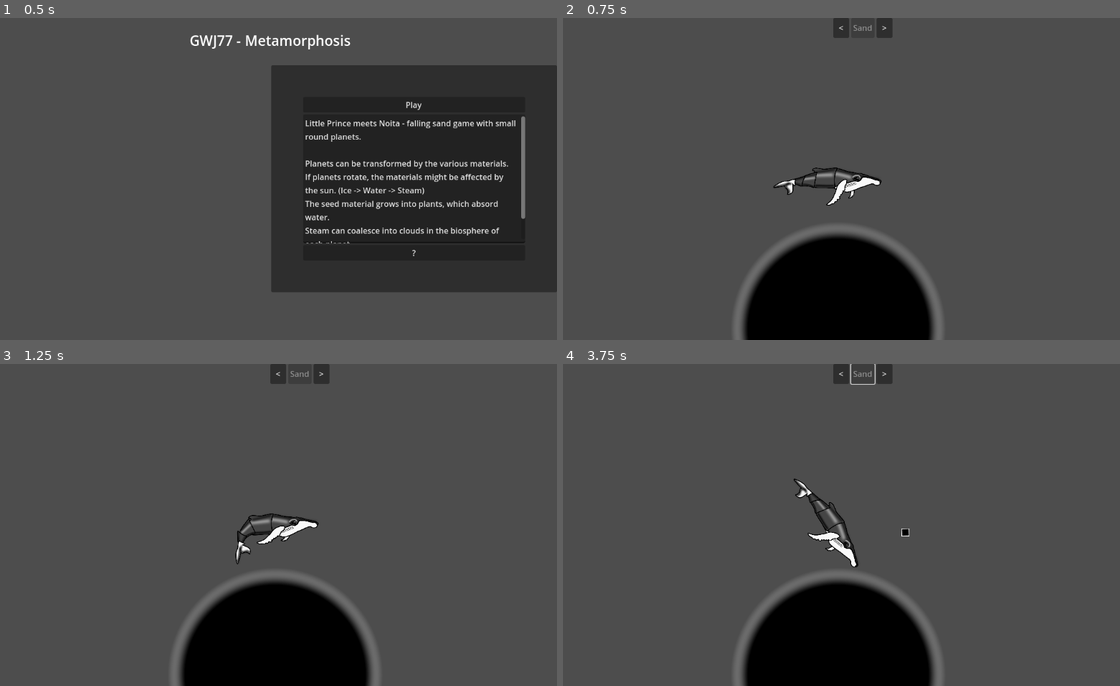
Above: before the commit, frames 1-4 (two rows, left to right).
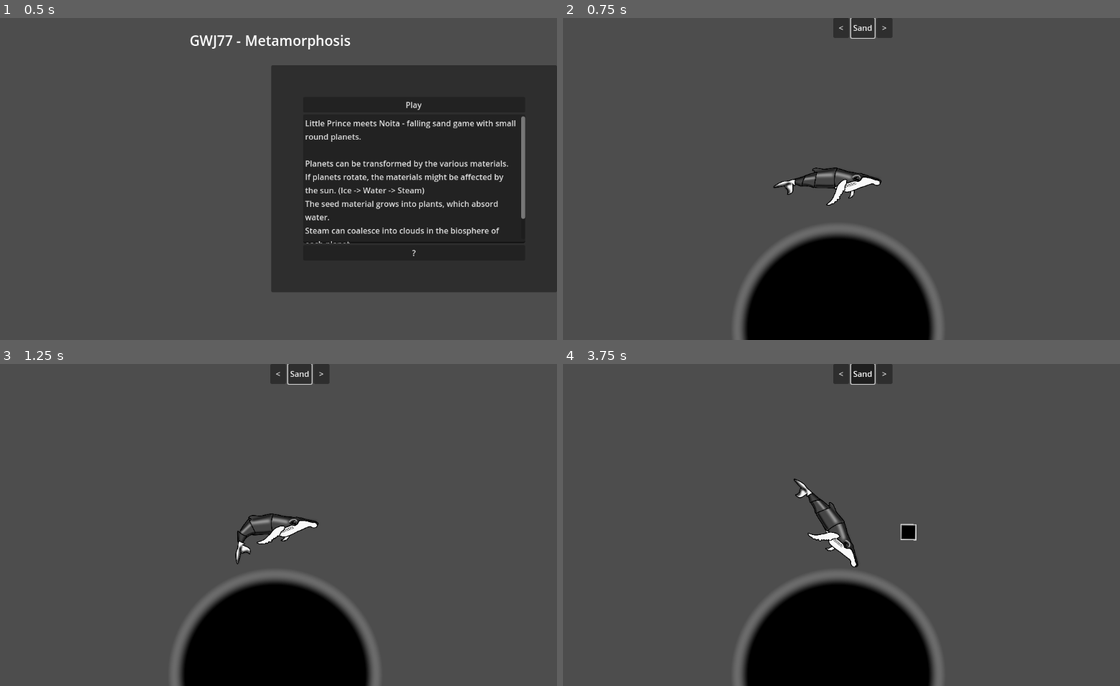
Above: after the commit, the same moments.

Repository: plexsoup/GWJ77-Metamorphosis
Game: Godot game, scene res://main.tscn
The game is run twice, just before and just after one commit, with the same random seed, the same clock (stepped at 60 frames per second) and the same inputs.
Inputs (mouse positions are in pixels of both pictures, inside the frame that each line leads up to):
- Up to frame 1 (0.5 s): no input
- Up to frame 2 (0.75 s): click "Play" at 0.5 s
- Up to frame 3 (1.25 s): no input
- Up to frame 4 (3.75 s): click "<" at 1.25 s; click ">" at 2 s; click (863, 373) at 2.75 s, where only the run after the commit has a clickable "Sand"; hold D (rotate_right) from 3.53 s (still down); hold Space (shoot) from 3.53 s (still down)

Frame 1 is identical in both runs. In frame 2, less than 0.1% of the frame differs, in the area x 51-57%, y 0-7%; in frame 3, less than 0.1%; in frame 4, 0.4%, in the area x 51-64%, y 0-55%.

Commit message:
l-system trees

Diff:
--- a/GUI/hud.gd
+++ b/GUI/hud.gd
@@ -1,7 +1,7 @@
 extends Control
 
 signal material_changed(new_material)
-
+signal hud_ready(hud)
 
 var current_material : # phantom - passthru var
 	set(v): # nothing to set
@@ -10,6 +10,11 @@
 	get:
 		return $MaterialPicker.current_material_scene
 
+var current_player_controller
+
 
 func _init() -> void:
 	Globals.current_hud = self
+
+func _ready():
+	hud_ready.emit(self) # for the player controller
--- a/GUI/material_picker.gd
+++ b/GUI/material_picker.gd
@@ -13,17 +13,19 @@
 
 func _ready():
 	current_material_scene = materials[current_material_idx]
-
+	$MaterialLabel.grab_focus()
 
 func _on_next_button_pressed() -> void:
-	current_material_idx = (current_material_idx + 1) % materials.size()
+	switch_material(1)
+
+func _on_prev_button_pressed() -> void:
+	switch_material(-1)
+
+func switch_material(direction : int):
+	current_material_idx = (current_material_idx + direction) % materials.size()
 	current_material_scene = materials[current_material_idx]
 	update_material_name_label(current_material_idx)
-
-func _on_prev_button_pressed() -> void:
-	current_material_idx = (current_material_idx - 1) % materials.size()
-	current_material_scene = materials[current_material_idx]
-	update_material_name_label(current_material_idx)
+	$MaterialLabel.grab_focus()
 
 
 func update_material_name_label(index):
@@ -35,3 +37,7 @@
 	$MaterialLabel.text = mat_name
 	material_changed.emit(packed_material)
 	reference_material.queue_free()
+
+
+func _on_material_label_pressed() -> void:
+	pass # Replace with function body.
--- a/GUI/material_picker.tscn
+++ b/GUI/material_picker.tscn
@@ -19,7 +19,6 @@
 
 [node name="MaterialLabel" type="Button" parent="."]
 layout_mode = 2
-disabled = true
 text = "Sand"
 
 [node name="PrevButton" type="Button" parent="."]
@@ -28,4 +27,5 @@
 text = ">"
 
 [connection signal="pressed" from="NextButton" to="." method="_on_next_button_pressed"]
+[connection signal="pressed" from="MaterialLabel" to="." method="_on_material_label_pressed"]
 [connection signal="pressed" from="PrevButton" to="." method="_on_prev_button_pressed"]
--- /dev/null
+++ b/Objects/cloud.gd
@@ -0,0 +1,12 @@
+extends Node2D
+
+func _ready():
+	$ReferenceNodes.hide()
+	pick_random_cloud()
+
+func pick_random_cloud():
+	var clouds = $ReferenceNodes.get_children()
+	var new_cloud = clouds.pick_random().duplicate()
+	add_child(new_cloud)
+	new_cloud.show()
+	$ReferenceNodes.queue_free()
--- /dev/null
+++ b/Objects/cloud.tscn
@@ -0,0 +1,21 @@
+[gd_scene load_steps=5 format=3 uid="uid://dkfbjakg5mnph"]
+
+[ext_resource type="Script" path="res://Objects/cloud.gd" id="1_kawjh"]
+[ext_resource type="Texture2D" uid="uid://60blmbxfrq8r" path="res://assets/images/cloud_01.png" id="2_ux506"]
+[ext_resource type="Texture2D" uid="uid://cx11605giqk1w" path="res://assets/images/cloud_02.png" id="3_52k08"]
+[ext_resource type="Texture2D" uid="uid://b5nk06cxxd2m" path="res://assets/images/cloud_03.png" id="4_brckn"]
+
+[node name="Cloud" type="Node2D"]
+script = ExtResource("1_kawjh")
+
+[node name="ReferenceNodes" type="Node2D" parent="."]
+visible = false
+
+[node name="Cloud_01" type="Sprite2D" parent="ReferenceNodes"]
+texture = ExtResource("2_ux506")
+
+[node name="Cloud_02" type="Sprite2D" parent="ReferenceNodes"]
+texture = ExtResource("3_52k08")
+
+[node name="Cloud_03" type="Sprite2D" parent="ReferenceNodes"]
+texture = ExtResource("4_brckn")
--- a/Objects/l_tree.gd
+++ b/Objects/l_tree.gd
@@ -1,18 +1,40 @@
 extends Node2D
 
+# Three different sets of rules for different tree structures
+var rule_sets = [
+	{
+		"F": "FF+[+F-F-F]-[-F+F+F]"
+	},
+	{
+		"F": "F[+F]F[-F][F]",
+		"B": "FF"
+	},
+	{
+		"F": "FF-[-F+F+F]+[+F-F-F]",
+		"X": "F[+X]F[-X]+X"
+	}
+]
+
 var axiom = "F"
-var rules = {
-	"F": "FF+[+F-F-F]-[-F+F+F]"
-}
 var angle = 25.7
-var iterations = randi_range(1,3)
+var iterations = 3
+var segment_length = 55.0
 
 func _ready():
 	generate_tree()
 
 func generate_tree():
+	var tree_root = Node2D.new()
+	tree_root.name = "tree"+str(Time.get_ticks_msec()/100)
+	add_child(tree_root)
+
+	# Randomly choose one set of rules
+	var rules = rule_sets[randi() % rule_sets.size()]
+	angle = 25.7 + randi_range(-22.5, 22.5)
+	iterations = randf_range(2,4)
+	segment_length = randf_range(10.0, 30.0)
 	var sentence = process_l_system(axiom, rules, iterations)
-	draw_tree(sentence)
+	draw_tree(sentence, tree_root)
 
 func process_l_system(initial, rules, iterations):
 	var current = initial
@@ -23,27 +45,35 @@
 				next += rules[char]
 			else:
 				next += char
-			current = next
+		current = next
 	return current
 
-func draw_tree(sentence):
+func _unhandled_input(event: InputEvent) -> void:
+	if Input.is_action_just_pressed("change_all_trees"):
+		delete_tree()
+		generate_tree()
+
+func delete_tree():
+	for child in get_children():
+		child.queue_free()
+
+func draw_tree(sentence : String, root_node : Node2D):
 	var stack = []
 	var pos = Vector2.ZERO
-	var dir = Vector2.UP
+	var dir = Vector2.RIGHT
 	var current_line = null
 
 	for char in sentence:
 		match char:
-			"F":
-				var length = 15
+			"F", "B", "X":  # Handle all drawing characters here
 				if current_line == null:
 					current_line = Line2D.new()
 					current_line.default_color = Color.WHITE
-					current_line.width = 2  # You can adjust this for tapering if needed
+					current_line.width = 2
 					current_line.add_point(pos)
-					add_child(current_line)
-				current_line.add_point(pos + dir * length)
-				pos += dir * length
+					root_node.add_child(current_line)
+				current_line.add_point(pos + dir * segment_length)
+				pos += dir * segment_length
 			"+":
 				dir = dir.rotated(deg_to_rad(-angle))
 			"-":
--- a/Objects/l_tree.tscn
+++ b/Objects/l_tree.tscn
@@ -3,5 +3,4 @@
 [ext_resource type="Script" path="res://Objects/l_tree.gd" id="1_1txut"]
 
 [node name="L-Tree" type="Node2D"]
-position = Vector2(554, 330)
 script = ExtResource("1_1txut")
--- /dev/null
+++ b/Objects/planet.gd
@@ -0,0 +1,12 @@
+## Planet
+
+extends Node2D
+
+
+
+
+func _on_biosphere_body_entered(body: Node2D) -> void:
+	if body.is_in_group("seeds"):
+		# remove the seed and spawn a tree
+		if body.has_method("germinate"):
+			body.germinate(self)
--- a/planet.tscn
+++ b/Objects/planet.tscn
@@ -1,4 +1,9 @@
-[gd_scene load_steps=6 format=3 uid="uid://1xo8d3t1gu6t"]
+[gd_scene load_steps=8 format=3 uid="uid://1xo8d3t1gu6t"]
+
+[ext_resource type="Script" path="res://Objects/planet.gd" id="1_w8dfo"]
+
+[sub_resource type="CircleShape2D" id="CircleShape2D_rh6j5"]
+radius = 230.02
 
 [sub_resource type="CircleShape2D" id="CircleShape2D_cv07b"]
 radius = 384.0
@@ -7,7 +12,7 @@
 radius = 640.0
 
 [sub_resource type="CircleShape2D" id="CircleShape2D_c3iww"]
-radius = 216.002
+radius = 192.065
 
 [sub_resource type="Gradient" id="Gradient_1gubi"]
 interpolation_mode = 2
@@ -22,6 +27,12 @@
 fill_from = Vector2(0.5, 0.5)
 
 [node name="Planet" type="Node2D" groups=["planets"]]
+script = ExtResource("1_w8dfo")
+
+[node name="Biosphere" type="Area2D" parent="."]
+
+[node name="CollisionShape2D" type="CollisionShape2D" parent="Biosphere"]
+shape = SubResource("CircleShape2D_rh6j5")
 
 [node name="Troposphere" type="Area2D" parent="."]
 gravity_space_override = 2
@@ -50,3 +61,5 @@
 
 [node name="Sprite2D" type="Sprite2D" parent="."]
 texture = SubResource("GradientTexture2D_dumqk")
+
+[connection signal="body_entered" from="Biosphere" to="." method="_on_biosphere_body_entered"]
--- a/falling_materials/FallingSand.tscn
+++ b/falling_materials/FallingSand.tscn
@@ -8,8 +8,8 @@
 
 [sub_resource type="GradientTexture2D" id="GradientTexture2D_w2f4a"]
 gradient = SubResource("Gradient_aij1s")
-width = 16
-height = 16
+width = 32
+height = 32
 fill = 2
 fill_from = Vector2(0.5, 0.5)
 
--- a/falling_materials/FallingSeed.tscn
+++ b/falling_materials/FallingSeed.tscn
@@ -1,20 +1,22 @@
-[gd_scene load_steps=4 format=3 uid="uid://cqkaox8s44rxi"]
+[gd_scene load_steps=5 format=3 uid="uid://cqkaox8s44rxi"]
 
 [ext_resource type="PackedScene" uid="uid://cy277iegdegrc" path="res://falling_materials/falling_material.tscn" id="1_mhuow"]
+[ext_resource type="Script" path="res://falling_materials/falling_seed.gd" id="2_itvdk"]
 
-[sub_resource type="Gradient" id="Gradient_bgufy"]
+[sub_resource type="Gradient" id="Gradient_fumw4"]
 offsets = PackedFloat32Array(0.831169, 1)
 colors = PackedColorArray(0, 0.455773, 0.130173, 1, 1, 1, 1, 1)
 
-[sub_resource type="GradientTexture2D" id="GradientTexture2D_yf6dd"]
-gradient = SubResource("Gradient_bgufy")
-width = 16
-height = 16
+[sub_resource type="GradientTexture2D" id="GradientTexture2D_omkll"]
+gradient = SubResource("Gradient_fumw4")
+width = 32
+height = 32
 fill = 2
 fill_from = Vector2(0.5, 0.5)
 
-[node name="Seed" instance=ExtResource("1_mhuow")]
+[node name="Seed" groups=["seeds"] instance=ExtResource("1_mhuow")]
+script = ExtResource("2_itvdk")
 short_name = "Seed"
 
 [node name="Sprite2D" type="Sprite2D" parent="." index="1"]
-texture = SubResource("GradientTexture2D_yf6dd")
+texture = SubResource("GradientTexture2D_omkll")
--- a/falling_materials/FallingWater.tscn
+++ b/falling_materials/FallingWater.tscn
@@ -8,8 +8,8 @@
 
 [sub_resource type="GradientTexture2D" id="GradientTexture2D_sp1fk"]
 gradient = SubResource("Gradient_yaoyv")
-width = 16
-height = 16
+width = 32
+height = 32
 fill = 2
 fill_from = Vector2(0.5, 0.5)
 
--- a/falling_materials/falling_material.tscn
+++ b/falling_materials/falling_material.tscn
@@ -3,7 +3,7 @@
 [ext_resource type="Script" path="res://falling_materials/falling_material.gd" id="1_i5jb7"]
 
 [sub_resource type="RectangleShape2D" id="RectangleShape2D_dknj4"]
-size = Vector2(16, 16)
+size = Vector2(32, 32)
 
 [node name="FallingMaterial" type="RigidBody2D" groups=["particles"]]
 script = ExtResource("1_i5jb7")
--- /dev/null
+++ b/falling_materials/falling_seed.gd
@@ -0,0 +1,20 @@
+extends "res://falling_materials/falling_material.gd"
+
+enum states { FALLING, IDLE, GERMINATED }
+var state = states.FALLING
+
+func germinate(planet):
+	if state in [states.GERMINATED]:
+		return
+
+	state = states.GERMINATED
+	# spawn an l-tree
+	call_deferred("set_freeze_enabled", true)
+
+	var new_tree = preload("res://Objects/l_tree.tscn").instantiate()
+
+	planet.add_child(new_tree)
+	var normal : Vector2 = global_position - planet.global_position
+	var angle = normal.angle()
+	new_tree.rotation = angle
+	new_tree.global_position = global_position
--- a/main.tscn
+++ b/main.tscn
@@ -89,7 +89,24 @@
 offset_top = 210.0
 offset_right = -37.0
 offset_bottom = 466.0
-text = "If falling particles proves to be too resource intensive, we'll switch to bombs which spawn objects (lake, tree, mountain, whatever). Because falling sand games may require a custom pixel-based physics engine.
+text = "Initial concept was a falling sand game, but falling particles proved to be too resource intensive, so I switched to bombs which spawn objects (lake, tree, mountain, whatever). Because falling sand games may require a custom pixel-based physics engine.
+
+TODO:
+Add sprites for Seed, Water, Sand, etc. (or figure out why these ones aren't working)
+Make trees grow slowly
+Make water spawn lake
+Make warm lake spawn clouds
+Make clouds spawn rain
+Make rain grow trees
+Add more planets
+Add a sun
+Make planets rotate (maybe)
+
+Add alien spaceships that harvest water? - or maybe they use a tractor beam to move wet planets away from sun, so they freeze
+Add solar flares that burn trees?
+
+Allow planets to warm / cool based on distance from sun
+Give planets some kind of kepler movement?
 "
 wrap_mode = 1
 
--- a/project.godot
+++ b/project.godot
@@ -63,6 +63,10 @@
 , Object(InputEventKey,"resource_local_to_scene":false,"resource_name":"","device":-1,"window_id":0,"alt_pressed":false …(186 unchanged characters)…
 ]
 }
+change_all_trees={
+"deadzone": 0.5,
+"events": []
+}
 
 [physics]
 
--- a/sand_cannon.gd
+++ b/sand_cannon.gd
@@ -21,7 +21,8 @@
 func _ready() -> void:
 
 	Globals.current_hud.material_changed.connect(_on_material_changed)
-	Globals.current_hud.ready.connect(_on_hud_ready)
+	Globals.current_hud.hud_ready.connect(_on_hud_ready)
+
 	$Legs.hide()
 
 # Called every frame. 'delta' is the elapsed time since the previous frame.
@@ -66,10 +67,13 @@
 			var current_time = Time.get_ticks_msec()
 			if current_time > time_of_last_shot + interval_between_shots:
 				time_of_last_shot = current_time
-				spawn_projectile(current_material)
+				spawn_projectile(get_current_material())
 	if state == states.LANDED:
 		if Input.is_action_just_pressed("move_forward"):
 			take_off()
+
+func get_current_material():
+	return Globals.current_hud.current_material
 
 func spawn_projectile(projectile_scene):
 	# drop falling sand/water/fire/plant toward planet
@@ -96,5 +100,7 @@
 func _on_material_changed(new_material):
 	current_material = new_material
 
-func _on_hud_ready():
+func _on_hud_ready(hud):
+	print("Player sand_cannon thinks hud is ready: ", hud.name)
 	current_material = Globals.current_hud.current_material
+	hud.current_player_controller = self
--- a/solar_system.tscn
+++ b/solar_system.tscn
@@ -1,6 +1,6 @@
 [gd_scene load_steps=3 format=3 uid="uid://bnciv3ns4hnpe"]
 
-[ext_resource type="PackedScene" uid="uid://1xo8d3t1gu6t" path="res://planet.tscn" id="1_a81uj"]
+[ext_resource type="PackedScene" uid="uid://1xo8d3t1gu6t" path="res://Objects/planet.tscn" id="1_a81uj"]
 [ext_resource type="PackedScene" uid="uid://c44n3b33v6mob" path="res://sand_cannon.tscn" id="2_r6gnl"]
 
 [node name="SolarSystem" type="Node2D"]
Binary file added: assets/images/cloud_01.png
Not shown, added: assets/images/cloud_01.png.import
Binary file added: assets/images/cloud_02.png
Not shown, added: assets/images/cloud_02.png.import
Binary file added: assets/images/cloud_03.png
Not shown, added: assets/images/cloud_03.png.import
